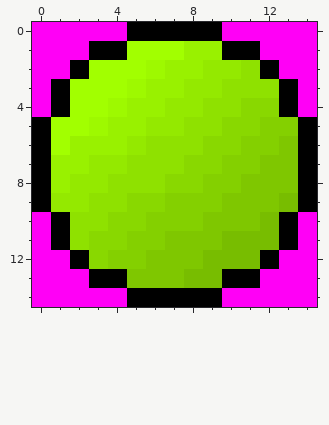
Edited in one commit: pixel-art sprite (Lag/Content/player.png). Above, as it was before the edit.
The file is 120x120 pixels, drawn in blocks of 8x8; one block is one cell here. Colours within 5 levels of each other are drawn and written as one.
And afterwards:
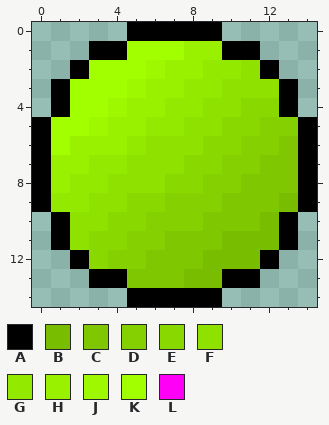
Palette (. is transparent): A #000000  B #78bd00  C #7fc700  D #84d000  E #89d800  F #8fe100  G #94e900  H #99f100  J #9ef900  K #a2ff00  L #ff00f6
Diff:
Changed rows in their new state; - is an unchanged pixel.
first column x 0:
 0 .....-----.....
 1 ...---------...
 2 ..-----------..
 3 .-------------.
 4 .-------------.
first column x 0:
10 .-------------.
11 .-------------.
12 ..-----------..
13 ...---------...
14 .....-----.....
Pixel boxes of the changes (left, top, right, bottom) in both pictures:
erased: (32, 22, 127, 117)
erased: (222, 22, 317, 117)
erased: (32, 212, 127, 307)
erased: (222, 212, 317, 307)
